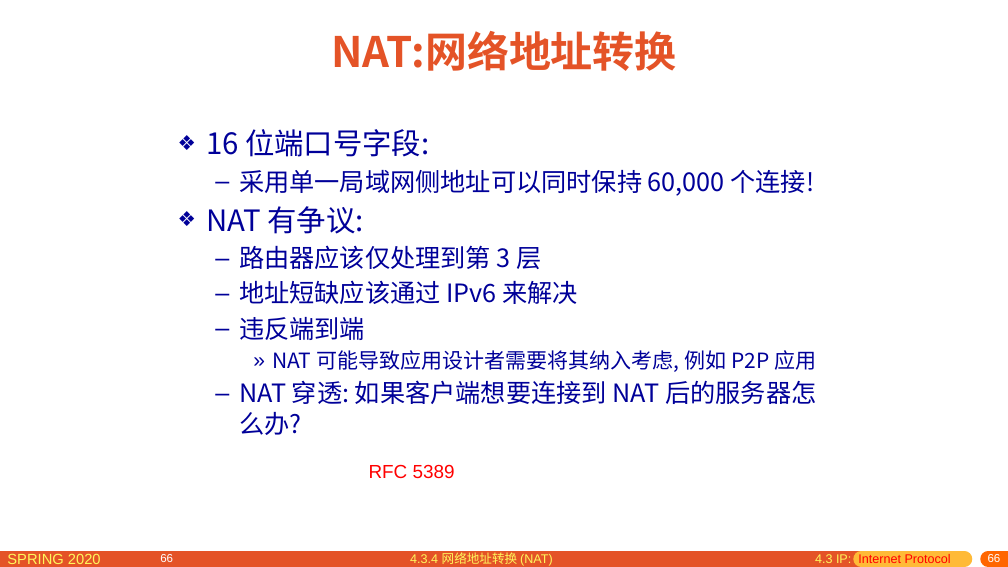
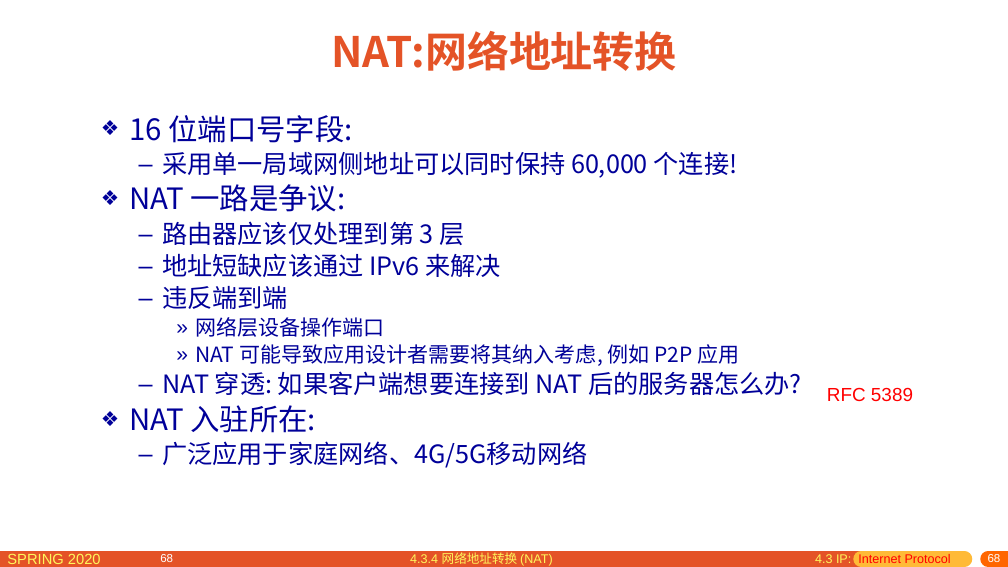
Before and after one commit to network-distributed/presentations, a slide deck: slide 68 of chapter4_cn.pptx (slide 66 before the commit). Drawn at 1008x567 pixels with LibreOffice and Linux fonts; fonts in the diff are those of the drawing. Boxes give left, top, right and bottom in pixels: in the first picture for what was removed or moved away, otherwise in the second. Text is boxed around its words. In the diff, an @@ line names an element or a change of style, - is before the commit and + after.

```diff
--- a/chapter4_cn.pptx
+++ b/chapter4_cn.pptx
@@ text "16 位端口号字段:": place and size @@
-text "16 位端口号字段:" at box(206, 129, 816, 435)
+text "16 位端口号字段:" at box(129, 115, 802, 468)
@@ text at box(129, 115, 802, 395): line spacing 1 to 0.9 @@
@@ text at box(129, 184, 346, 212): text changed @@
-❖ NAT 有争议:
+❖ NAT 一路是争议:
@@ text at box(195, 317, 384, 337): paragraph added @@
+    » 网络层设备操作端口
@@ text "RFC 5389": place and size @@
-text "RFC 5389" at box(369, 464, 455, 479)
+text "RFC 5389" at box(827, 387, 913, 402)
@@ text at box(129, 405, 587, 468): paragraphs added @@
+  ❖ NAT 入驻所在:
+  – 广泛应用于家庭网络、4G/5G移动网络
@@ page number at box(988, 554, 1001, 562): text changed @@
-66
+68
```
Also in this commit, not shown: 27 other slides changed, 9 slides added, 4 other files.
